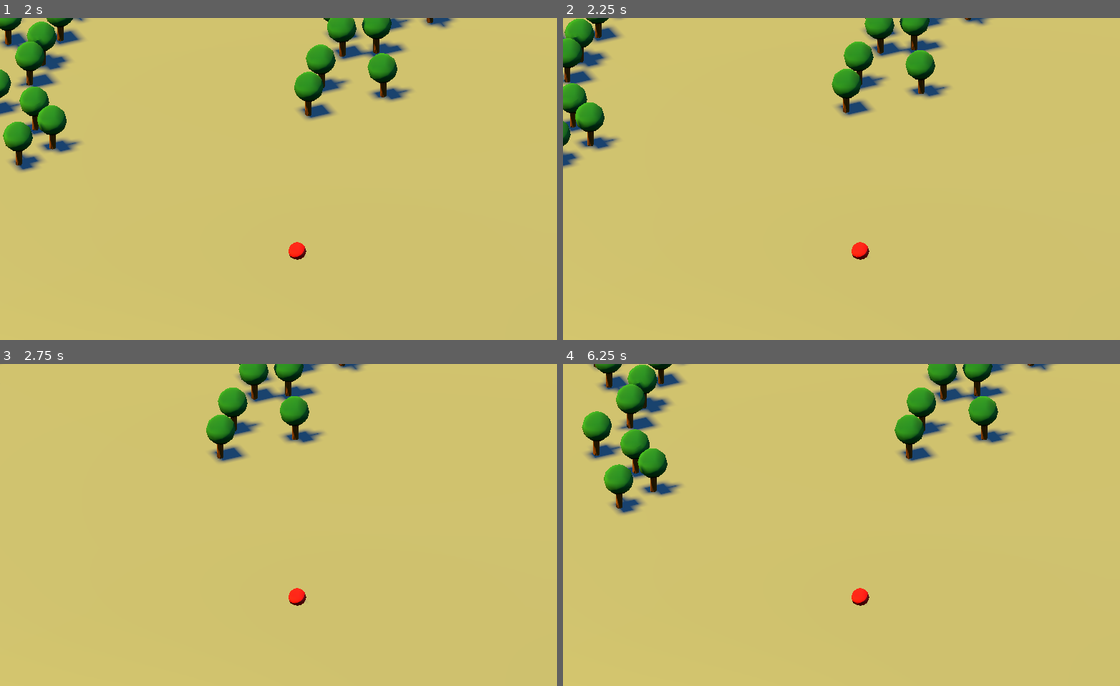
Above: before the commit, frames 1-4 (two rows, left to right).
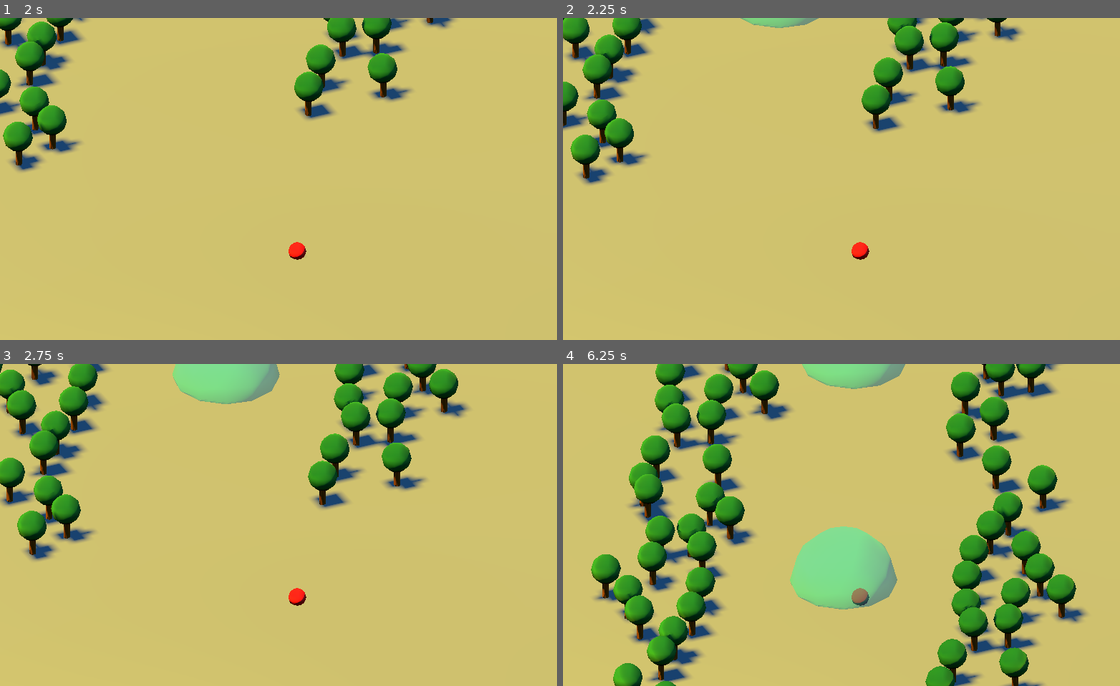
Above: after the commit, the same moments.

Repository: hubacekjakub/Godot-TreeLoverJourney
Game: Godot game, scene res://levels/MainLevel.tscn
The game is run twice, just before and just after one commit, with the same random seed, the same clock (stepped at 60 frames per second) and the same inputs.
Inputs:
- Up to frame 1 (2 s): hold D (move_right) 0.53-1.28 s; hold S (move_back) from 1.28 s (still down)
- Up to frame 2 (2.25 s): release S (move_back) at 2.03 s; hold D (move_right) from 2.03 s (still down)
- Up to frame 3 (2.75 s): keep holding D (move_right)
- Up to frame 4 (6.25 s): release D (move_right) at 2.78 s; hold W (move_forward) 2.78-3.53 s; hold A (move_left) 3.53-5.03 s; hold S (move_back) 5.03-5.78 s; hold D (move_right) from 5.78 s (still down)

Frame 1 is identical in both runs. In frame 2, 12% of the frame differs, in the area x 0-83%, y 0-75%; in frame 3, 16%; in frame 4, 34%, in the area x 3-95%, y 0-100%.
Error before the commit: Parse Error: Identifier "global" not declared in the current scope. (res://scripts/main_level.gd:9)

Commit message:
Fix main_level after renaming autoload

Diff:
--- a/scripts/main_level.gd
+++ b/scripts/main_level.gd
@@ -6,4 +6,4 @@
 @onready var nositka: Stretcher = $Nositka
 
 func _enter_tree() -> void:
-	global.resting_places = resting_places
+	Global.resting_places = resting_places
